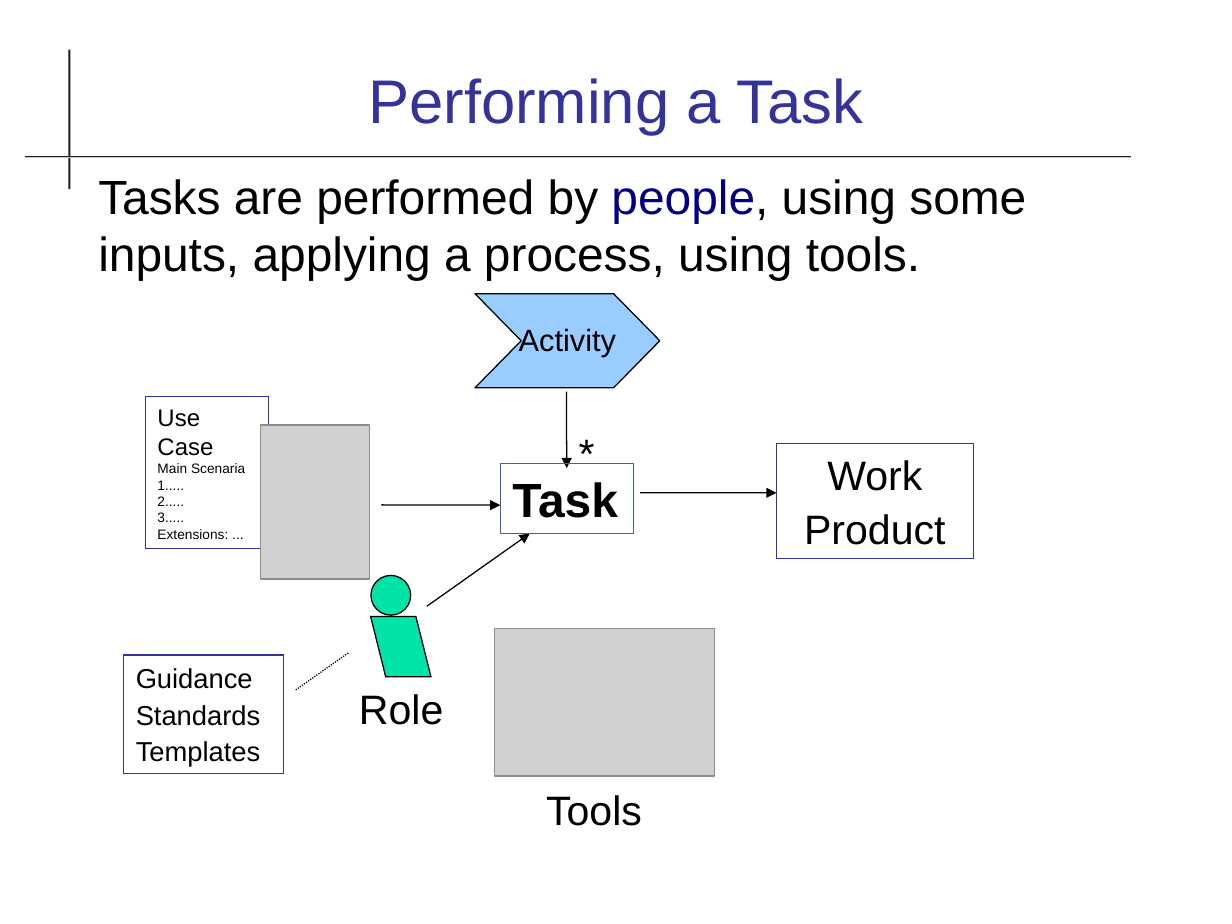
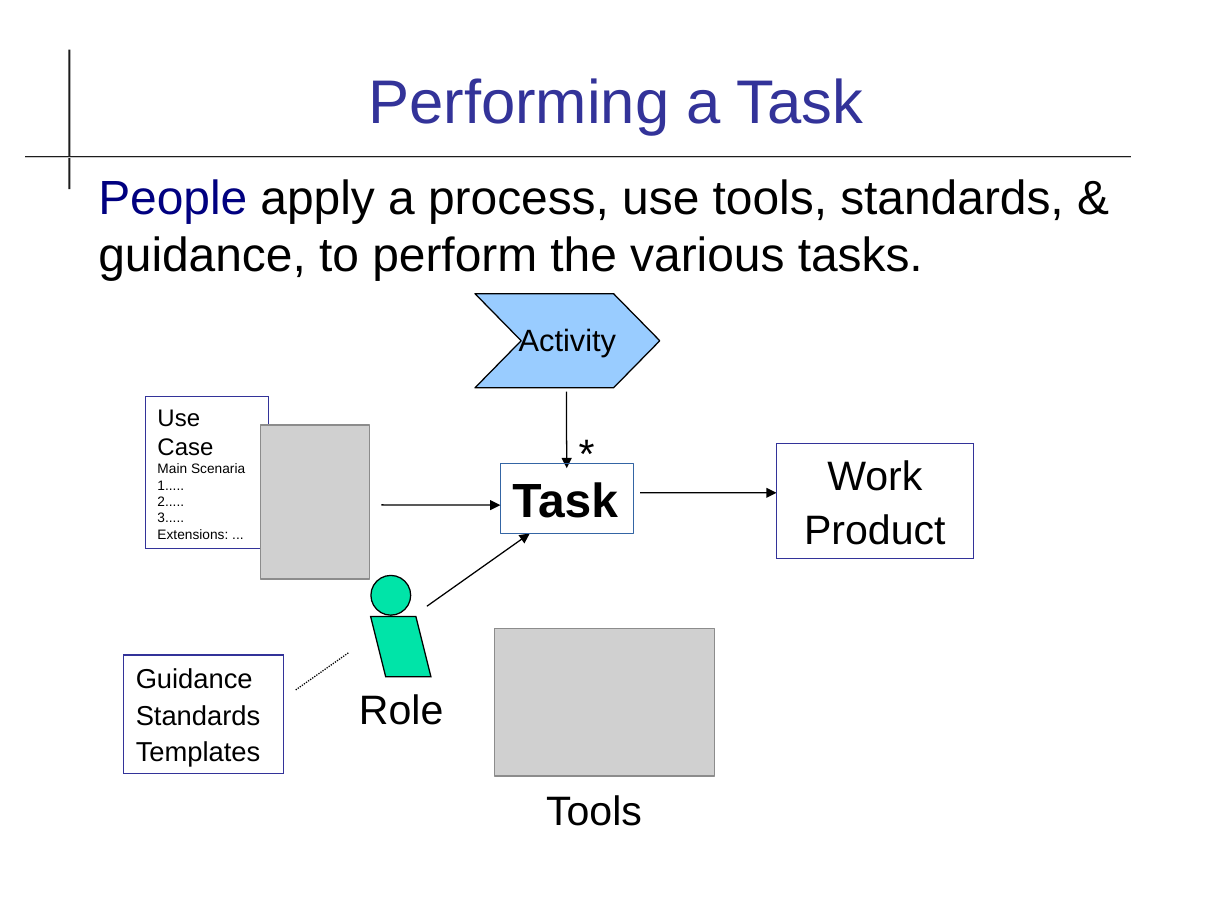
Before and after one commit to cpske/ISP, a slide deck: slide 1 of software-process/Task-model.odp. Drawn at 1232x924 pixels with LibreOffice and Linux fonts; fonts in the diff are those of the drawing; grey boxes stand for pictures. Boxes give left, top, right and bottom in pixels: in the first picture for what was removed or moved away, otherwise in the second. Text is boxed around its words. In the diff, an @@ line names an element or a change of style, - is before the commit and + after.

```diff
--- a/software-process/Task-model.odp
+++ b/software-process/Task-model.odp
@@ text at bbox=[98, 179, 1063, 280]: text changed @@
-Tasks are performed by people, using some inputs, applying a process, using tools.
+People apply a process, use tools, standards, & guidance, to perform the various tasks.
```
Also in this commit, not shown: 14 other files.
